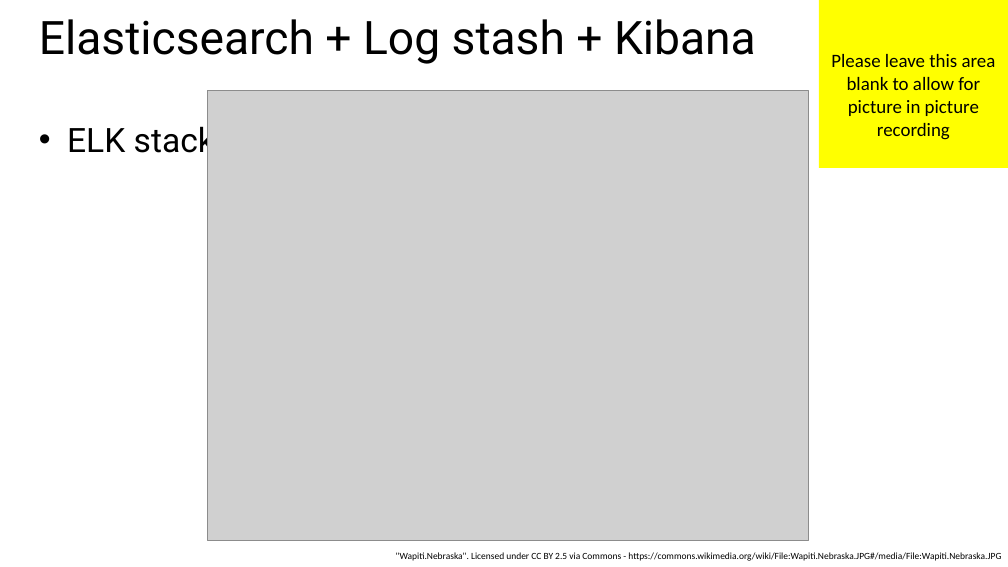
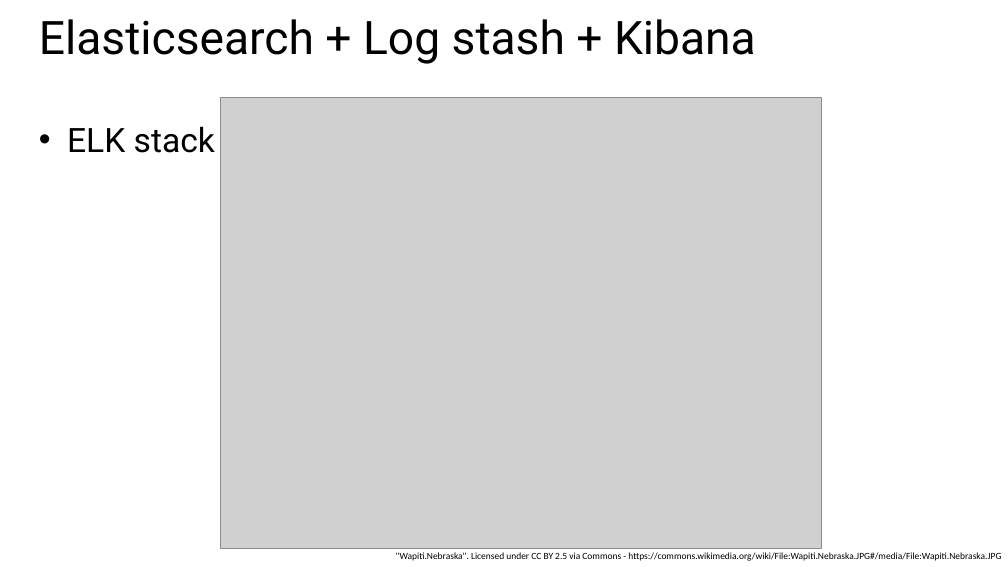
Before and after one commit to MisterJames/AzureImageProcessing, a slide deck: slide 13 of Presentation Materials/MVA-ApplicationsOnAzure-06.pptx (slide 11 before the commit). Drawn at 1008x567 pixels with LibreOffice and Linux fonts; fonts in the diff are those of the drawing; grey boxes stand for pictures. Boxes give left, top, right and bottom in pixels: in the first picture for what was removed or moved away, otherwise in the second. Text is boxed around its words. In the diff, an @@ line names an element or a change of style, - is before the commit and + after.

```diff
--- a/Presentation Materials/MVA-ApplicationsOnAzure-06.pptx
+++ b/Presentation Materials/MVA-ApplicationsOnAzure-06.pptx
@@ rectangle removed at <box>819,0,1008,168</box> @@
-Please leave this area blank to allow for picture in picture recording
@@ picture: place and size @@
-picture at <box>208,91,808,541</box>
+picture at <box>221,98,821,548</box>
```
Also in this commit, not shown: 10 other slides changed, 11 slides added, 6 slides removed.
